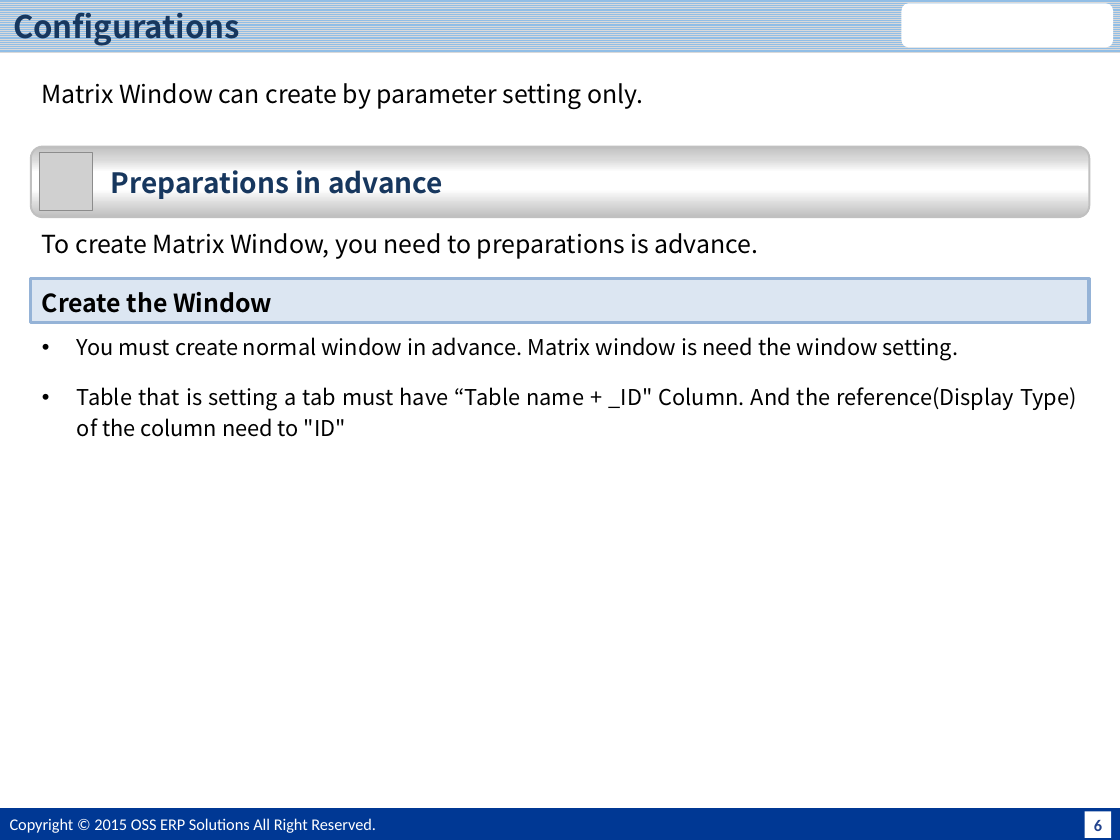
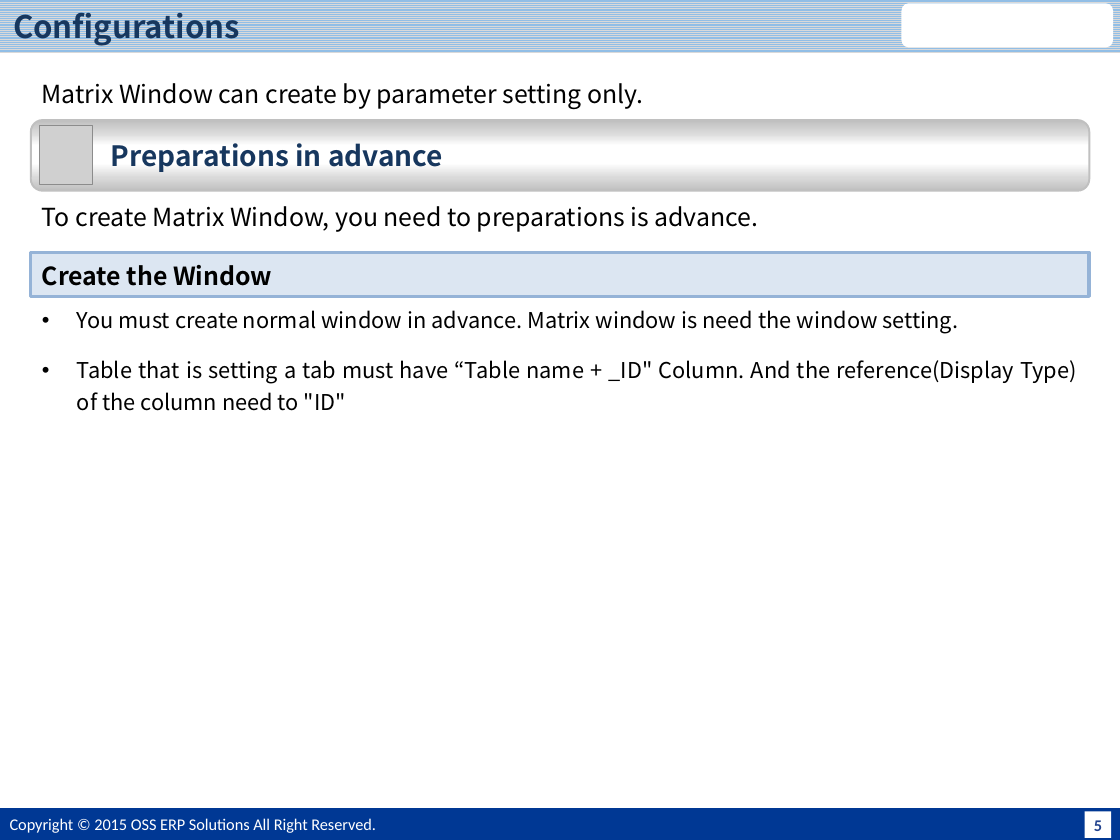
Before and after one commit to JPiere/jpiere.plugin.webui.matrixwindow, a slide deck: slide 6 of Doc/JPIERE-0098_MatrixWindow.pptx (slide 7 before the commit). Drawn at 1120x840 pixels with LibreOffice and Linux fonts; fonts in the diff are those of the drawing; grey boxes stand for pictures; background and template pictures are left out. Boxes give left, top, right and bottom in pixels: in the first picture for what was removed or moved away, otherwise in the second. Text is boxed around its words. In the diff, an @@ line names an element or a change of style, - is before the commit and + after.

```diff
--- a/Doc/JPIERE-0098_MatrixWindow.pptx
+++ b/Doc/JPIERE-0098_MatrixWindow.pptx
@@ 2 texts, 1 picture, 1 rounded rectangle, 1 rectangle moved together from (x1=31, y1=147, x2=1090, y2=437) to (x1=31, y1=120, x2=1090, y2=411) @@
@@ page number at (x1=1094, y1=820, x2=1102, y2=831): text changed @@
-6
+5
```
Also in this commit, not shown: 4 other slides changed, 4 slides added, 5 slides removed, 4 other files.
